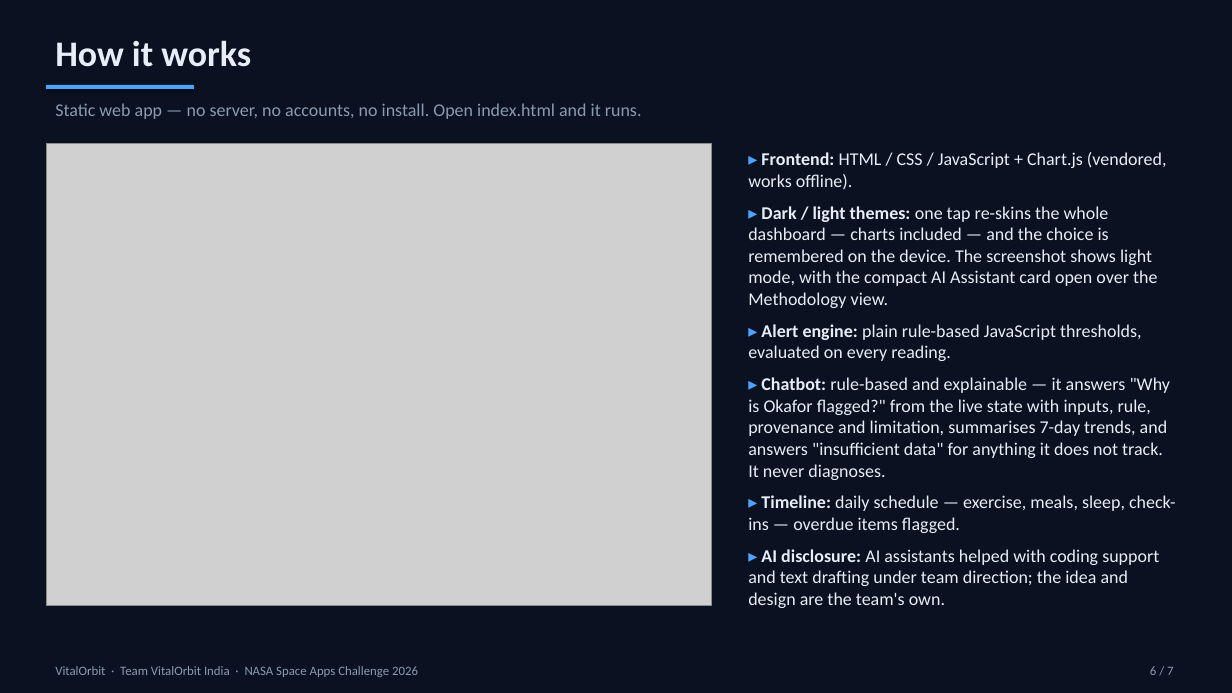
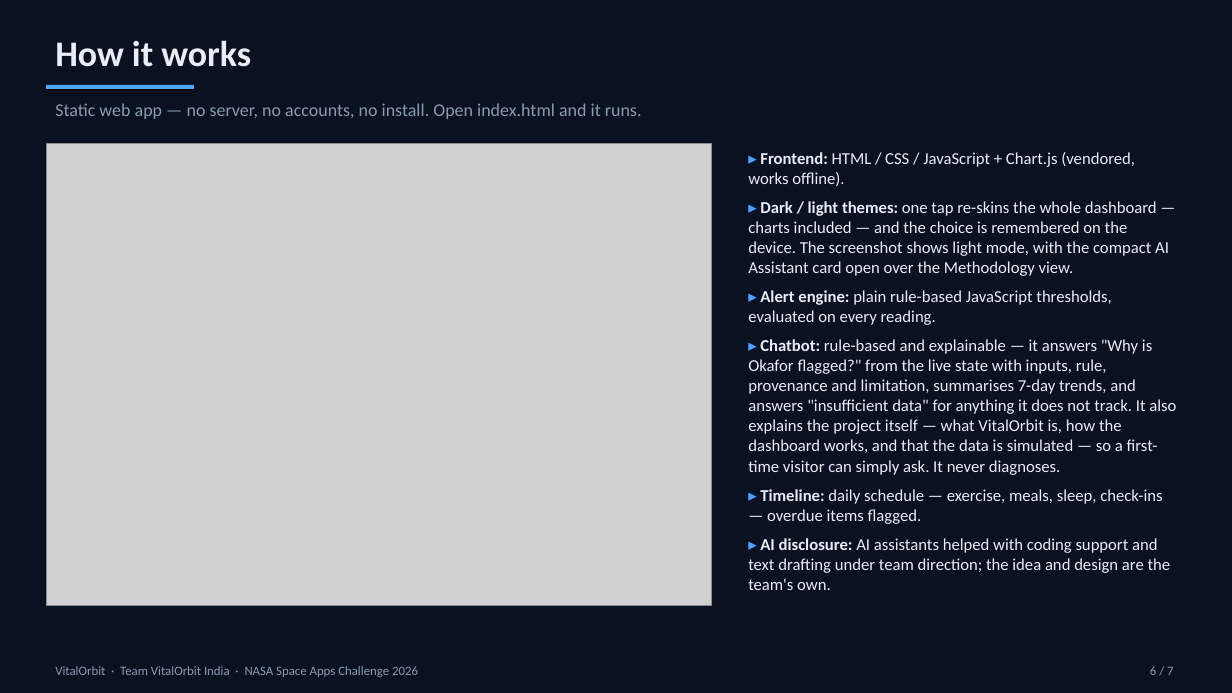
Before and after one commit to iamartya15/vitalorbit-space-apps-2026, a slide deck: slide 6 of deck/VitalOrbit-Demo-Deck.pptx. Drawn at 1232x693 pixels with LibreOffice and Linux fonts; fonts in the diff are those of the drawing; grey boxes stand for pictures. Boxes give left, top, right and bottom in pixels: in the first picture for what was removed or moved away, otherwise in the second. Text is boxed around its words. In the diff, an @@ line names an element or a change of style, - is before the commit and + after.

Commit message:
Deploy VitalOrbit audit build + corrected demo deck

```diff
--- a/deck/VitalOrbit-Demo-Deck.pptx
+++ b/deck/VitalOrbit-Demo-Deck.pptx
@@ text at [748,152,1171,590]: size 14 to 13 pt in "▸ Frontend: HTML / CSS / JavaScript ...", "▸ Dark / light themes: one tap ...", "▸ Alert engine: plain rule-based JavaScript thresholds, ...", "▸ Timeline: daily schedule — exercise, meals, ..." and 1 more places; less space between paragraphs @@
@@ text at [748,339,1176,475]: text changed; size 14 to 13 pt @@
-▸ Chatbot: rule-based and explainable — it answers "Why is Okafor flagged?" from the live state with inputs, rule, provenance and limitation, summarises 7-day trends, and answers "insufficient data" for anything it does not track. It never diagnoses.
+▸ Chatbot: rule-based and explainable — it answers "Why is Okafor flagged?" from the live state with inputs, rule, provenance and limitation, summarises 7-day trends, and answers "insufficient data" for anything it does not track. It also explains the project itself — what VitalOrbit is, how the dashboard works, and that the data is simulated — so a first-time visitor can simply ask. It never diagnoses.
```
Also in this commit, not shown: 2 other slides changed, 1 other file.
